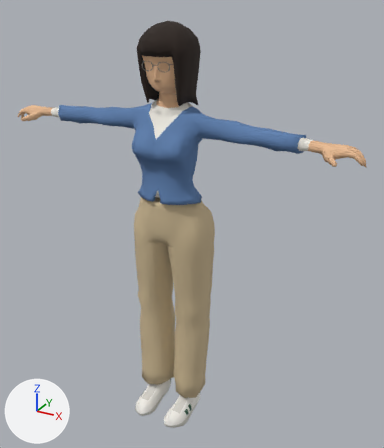
A saved change to the glTF model web/public/assets/models/people/p17.glb.
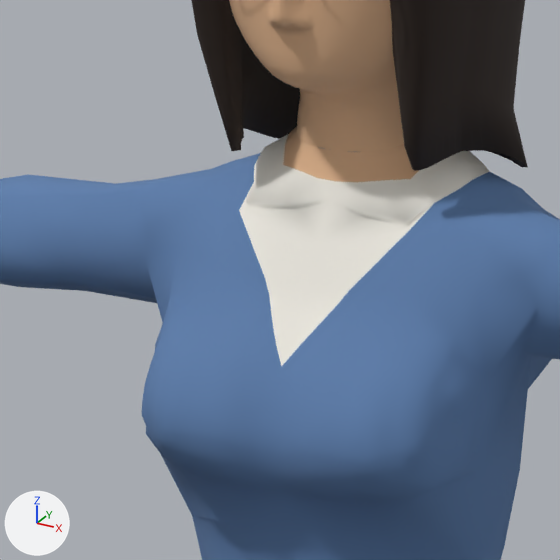
There are two pictures of each version: one whole from a camera (50 mm lens) standing at (1.024, -1.747, 1.754) and looking at (0.07, -0.012, 0.886), one close up on the part from 28% to 53% of the width and 17% to 39% of the height. Lighting does not change. The marker at lower left points along +X, +Y and +Z. The older version's two pictures come first. Vertices at exactly the same position are counted once.

The first close-up shows 'p17-mesh'.
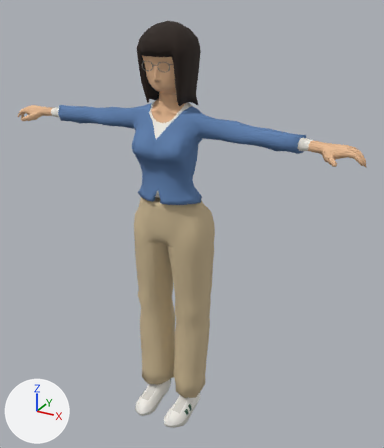
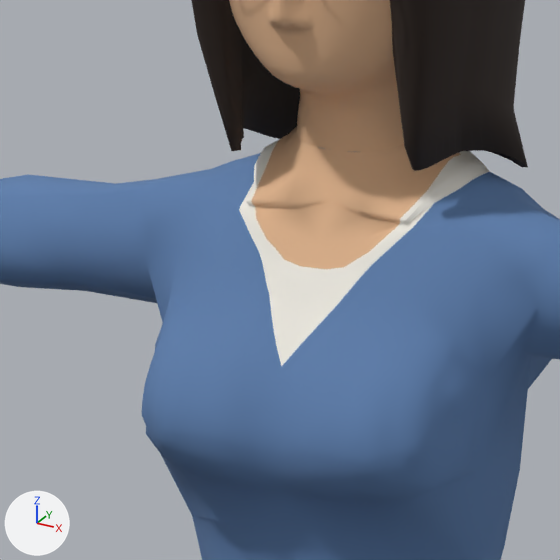
Where the change shows, as pixel boxes (x1, y1, x2, y2) in the close-ups (560 x 560 px):
part 1 of me_p17_mesh, cut back: before (239, 182, 433, 238); after (220, 127, 504, 320)
part 2 of me_p17_mesh, recoloured (white to beige): (278, 171, 384, 243) in both

The change, as a list of edits to the scene's bpy script:
```text
Change me_p17_mesh:
    used by ob_p17_mesh; location = (0.0, 0.0, 0.0)
    remove me_p17_mesh.from_pydata(...)  # 4359 vertices, 8414 faces; spans x -0.73..0.73, y -0.24..0.08, z -0.01..1.66
    add me_p17_mesh.from_pydata(...)  # 4566 vertices, 8828 faces; spans x -0.73..0.73, y -0.24..0.08, z -0.01..1.66
    me_p17_mesh part 1: 2 vertices moved within x -0.06..0.06, y -0.1, z 1.34; 207 vertices added at x -0.08..0.08, y -0.13..-0.02, z 1.29..1.38
    me_p17_mesh part 2: 14 faces spanning x -0.03..0.03, y -0.11..-0.08, z 1.33..1.36 switch from mat_white (white #f2efe6) to mat_skin (beige #e6b991)
```
